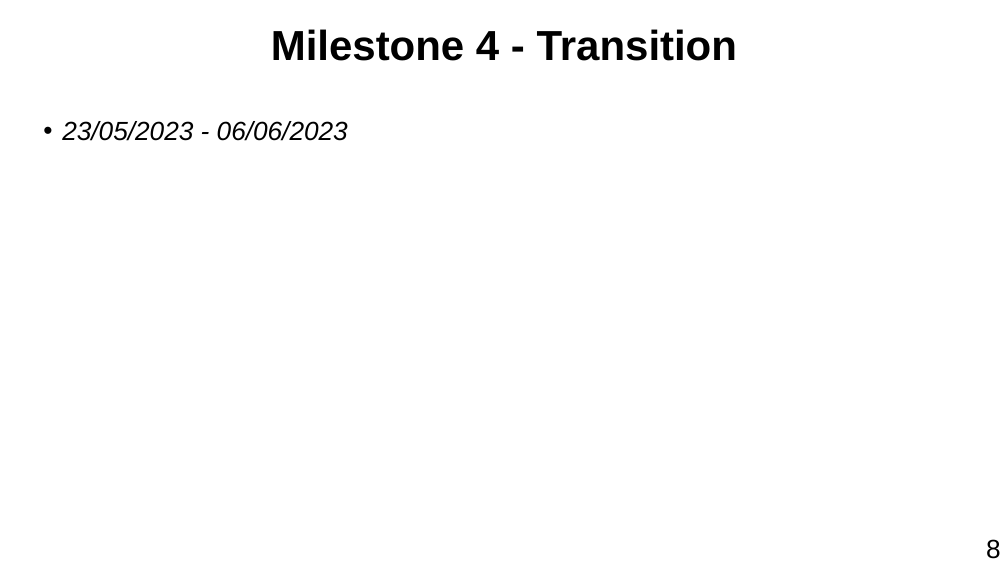
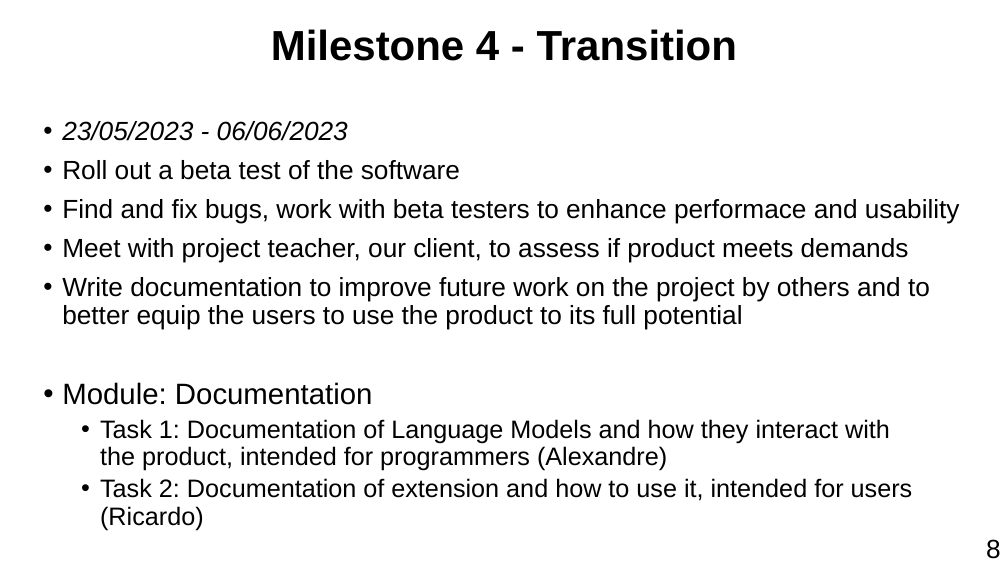
Before and after one commit to zzzzz151/AI-text-detector, a slide deck: slide 8 of PresentationInception.pptx. Drawn at 1008x567 pixels with LibreOffice and Linux fonts; fonts in the diff are those of the drawing. Boxes give left, top, right and bottom in pixels: in the first picture for what was removed or moved away, otherwise in the second. Text is boxed around its words. In the diff, an @@ line names an element or a change of style, - is before the commit and + after.

```diff
--- a/PresentationInception.pptx
+++ b/PresentationInception.pptx
@@ text at (62, 160, 960, 530): paragraphs added @@
+• Roll out a beta test of the software
+• Find and fix bugs, work with beta testers to enhance performace and usability
+• Meet with project teacher, our client, to assess if product meets demands
+• Write documentation to improve future work on the project by others and to better equip the users to use the product to its full potential
+• Module: Documentation
+  • Task 1: Documentation of Language Models and how they interact with the product, intended for programmers (Alexandre)
+  • Task 2: Documentation of extension and how to use it, intended for users (Ricardo)
```
Also in this commit, not shown: 1 other slide changed.
